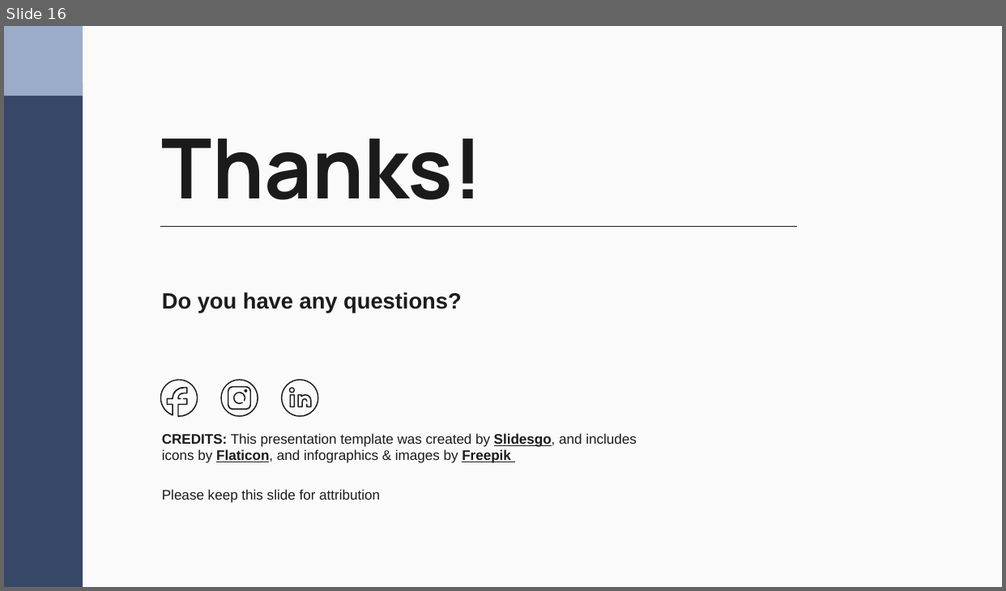
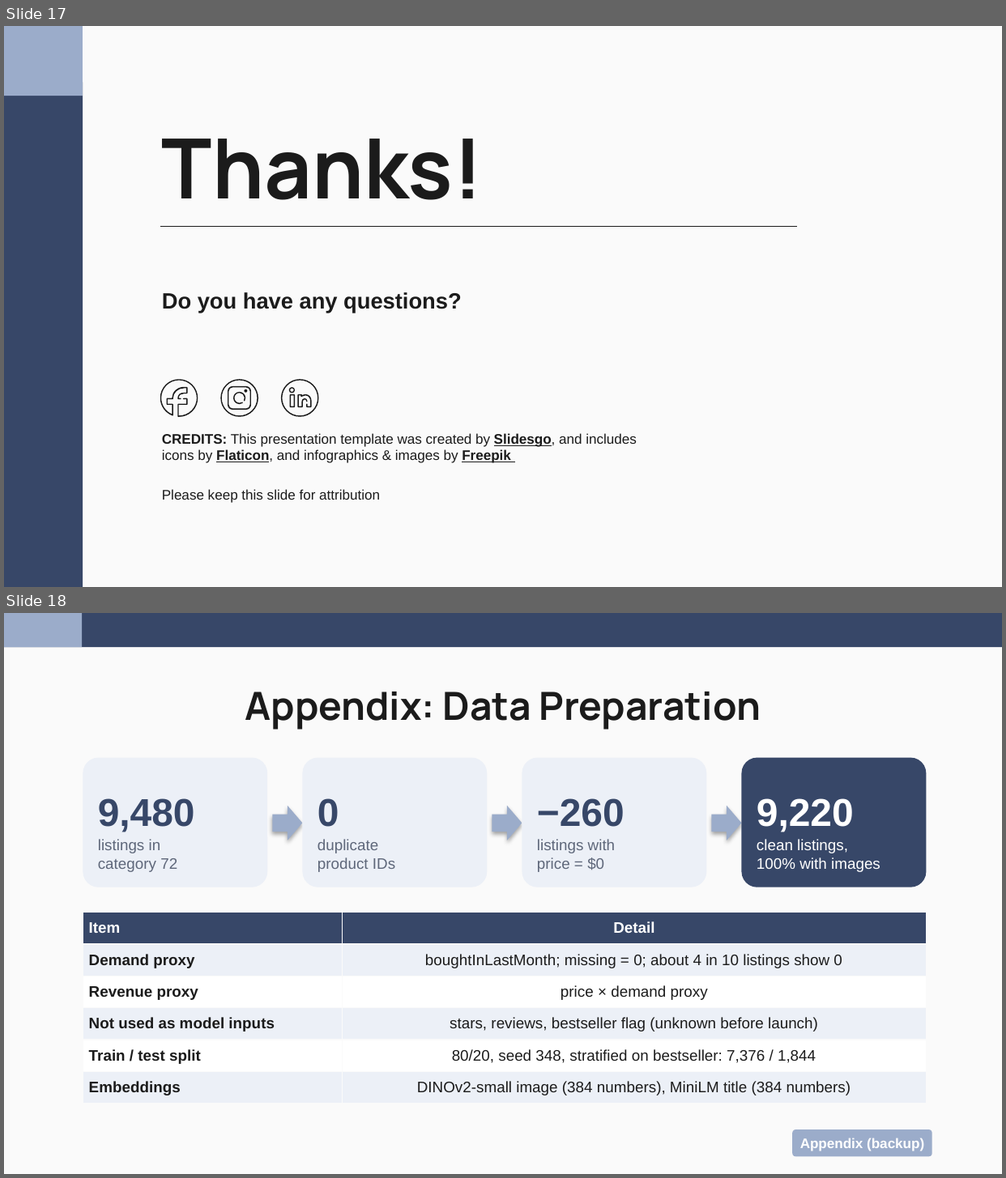
Before and after one commit to nakimagine/hello-world, a slide deck: Group_3_Amazon_Office_Electronic_Slides.pptx. Shown one above the other, each under a label of ours: slide 16 before the commit, slides 17 and 18 after it. The pictures are 1006x591 and 1006x1178 pixels, drawn with LibreOffice and Linux fonts; fonts in the diff are those of the drawing. Boxes give left, top, right and bottom in pixels: in the first picture for what was removed or moved away, otherwise in the second. Text is boxed around its words. In the diff, an @@ line names an element or a change of style, - is before the commit and + after.

```diff
--- a/Group_3_Amazon_Office_Electronic_Slides.pptx
+++ b/Group_3_Amazon_Office_Electronic_Slides.pptx
@@ slide 18 added at box(4, 613, 1002, 1174), background #FAFAFA @@
@@ rectangle added at box(4, 613, 1002, 647), fill #374768 @@
@@ rectangle added at box(4, 613, 82, 647), fill #9BACCA @@
@@ title added at box(245, 692, 761, 730), 28 pt, text #1B1B1B, bold @@
+Appendix: Data Preparation
@@ rounded rectangle added at box(83, 758, 267, 888), fill #ECF0F7 @@
@@ rounded rectangle added at box(302, 758, 487, 888), fill #ECF0F7 @@
@@ rounded rectangle added at box(522, 758, 706, 888), fill #ECF0F7 @@
@@ rounded rectangle added at box(741, 758, 926, 888), fill #374768 @@
@@ text added at box(98, 798, 195, 833), 28 pt, text #374768, bold @@
+9,480
@@ right arrow added at box(272, 806, 302, 841), fill #9BACCA @@
@@ text added at box(317, 798, 339, 827), 28 pt, text #374768, bold @@
+0
@@ right arrow added at box(492, 806, 522, 841), fill #9BACCA @@
@@ text added at box(537, 798, 624, 827), 28 pt, text #374768, bold @@
+−260
@@ right arrow added at box(711, 806, 741, 841), fill #9BACCA @@
@@ text added at box(756, 798, 854, 833), 28 pt, text #FFFFFF, bold @@
+9,220
@@ text added at box(98, 839, 177, 872), 11 pt, text #5E677A @@
+listings in
+category 72
@@ text added at box(317, 839, 395, 872), 11 pt, text #5E677A @@
+duplicate
+product IDs
@@ text added at box(537, 839, 615, 872), 11 pt, text #5E677A @@
+listings with
+price = $0
@@ text added at box(756, 839, 880, 872), 11 pt, text #FFFFFF @@
+clean listings,
+100% with images
@@ table added at box(83, 913, 926, 1104), 6 rows, 2 columns @@
+Item | Detail
+Demand proxy | boughtInLastMonth; missing = 0; about 4 in 10 listings show 0
+Revenue proxy | price × demand proxy
+Not used as model inputs | stars, reviews, bestseller flag (unknown before launch)
+Train / test split | 80/20, seed 348, stratified on bestseller: 7,376 / 1,844
+Embeddings | DINOv2-small image (384 numbers), MiniLM title (384 numbers)
@@ rounded rectangle added at box(792, 1130, 932, 1157), fill #9BACCA, 10 pt, text #FFFFFF, bold @@
+Appendix (backup)
@@ what was slide 16 is now slide 17 @@
```
Also in this commit, not shown: 8 other slides added.
